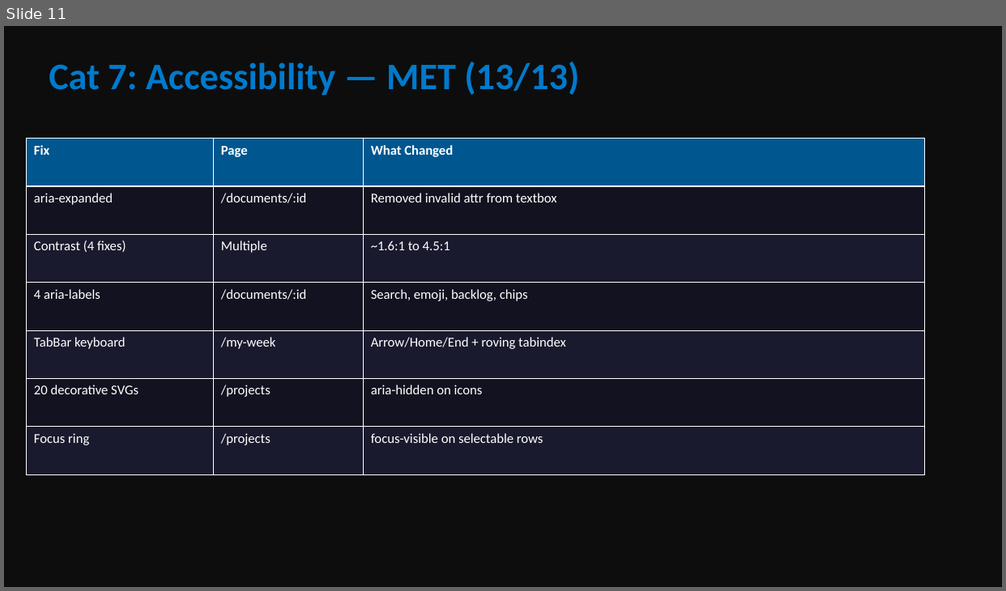
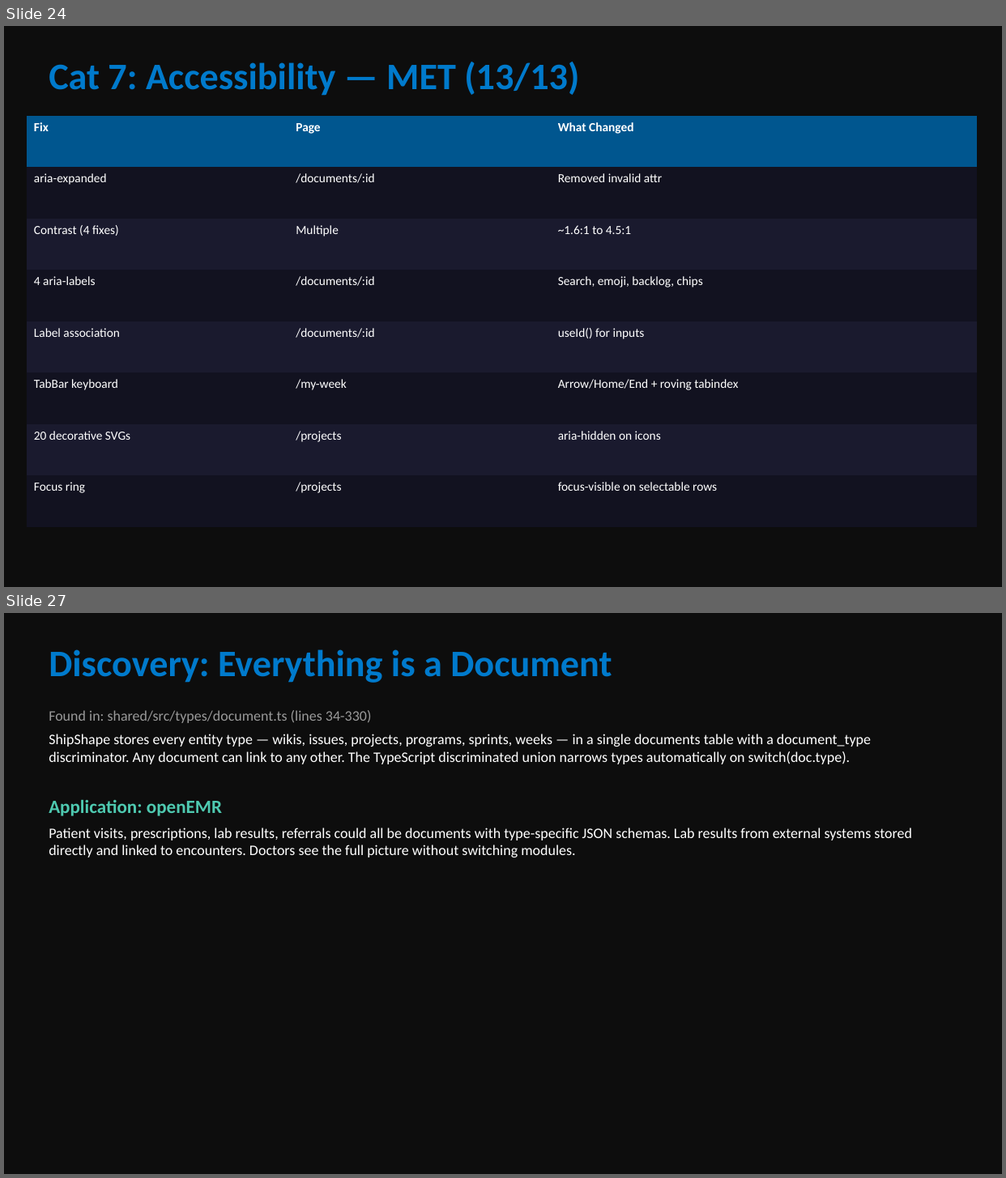
Before and after one commit to fsyeddev-a11y/ShipShape, a slide deck: docs/ShipShape-Final-Presentation.pptx. Shown one above the other, each under a label of ours: slide 11 before the commit, slides 24 and 27 after it; the slides between them are not shown. The pictures are 1006x591 and 1006x1178 pixels, drawn with LibreOffice and Linux fonts; fonts in the diff are those of the drawing. Boxes give left, top, right and bottom in pixels: in the first picture for what was removed or moved away, otherwise in the second. Text is boxed around its words. In the diff, an @@ line names an element or a change of style, - is before the commit and + after.

```diff
--- a/docs/ShipShape-Final-Presentation.pptx
+++ b/docs/ShipShape-Final-Presentation.pptx
@@ slide 27 added at <box>4,613,1002,1174</box>, background #0D0D0D @@
@@ text added at <box>49,649,612,683</box>, 36 pt, text #007ACC, bold @@
+Discovery: Everything is a Document
@@ text added at <box>49,710,912,858</box>, 14 pt, text #FFFFFF @@
+Found in: shared/src/types/document.ts (lines 34-330)
+ShipShape stores every entity type — wikis, issues, projects, programs, sprints, weeks — in a single documents table with a document_type discriminator. Any document can link to any other. The TypeScript discriminated union narrows types automatically on switch(doc.type).
+Application: openEMR
+Patient visits, prescriptions, lab results, referrals could all be documents with type-specific JSON schemas. Lab results from external systems stored directly and linked to encounters. Doctors see the full picture without switching modules.
@@ what was slide 11 is now slide 24 @@
@@ slide 24 changed as well @@
@@ table at <box>27,116,978,527</box> @@
-row 2, column 3: Removed invalid attr from textbox
+row 2, column 3: Removed invalid attr
+row 5: Label association | /documents/:id | useId() for inputs
@@ table: place and size @@
-table at <box>27,139,925,476</box>
+table at <box>27,116,978,527</box>
```
Also in this commit, not shown: 10 other slides changed, 20 other slides added, 5 slides removed, 4 other files.
